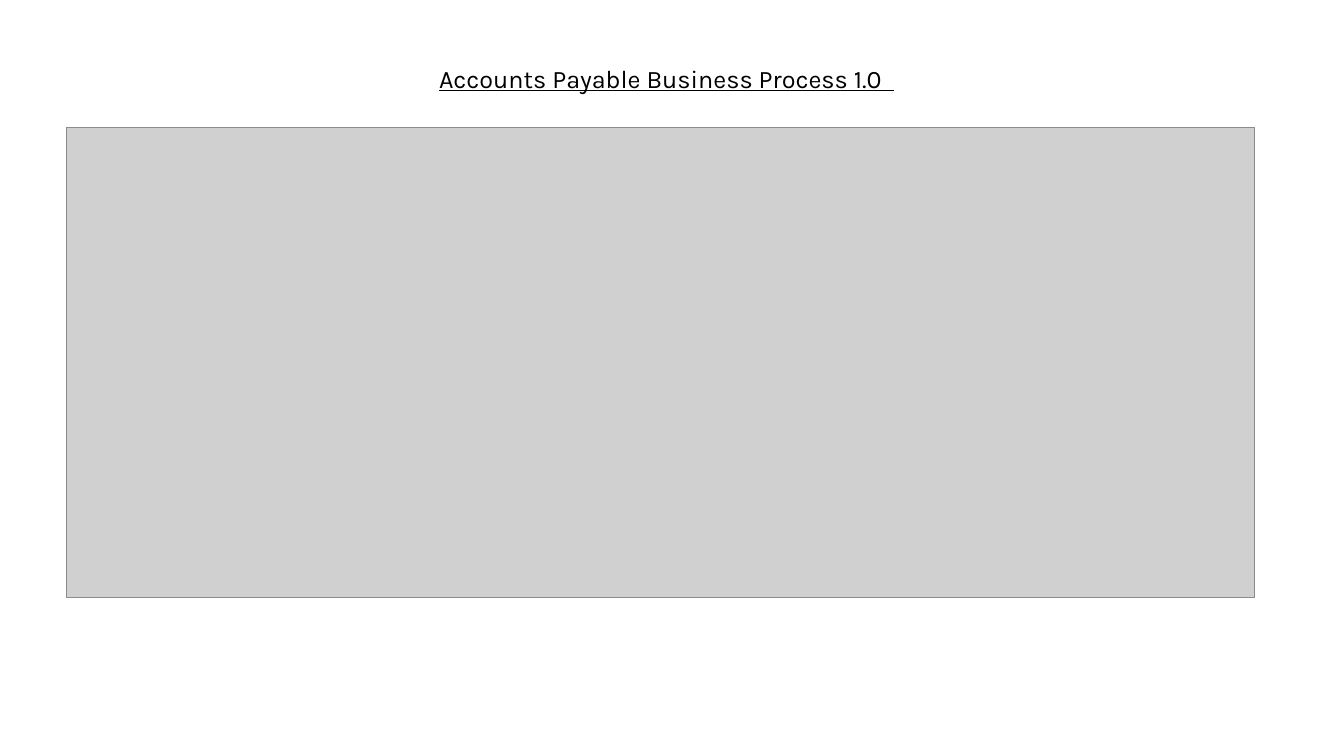
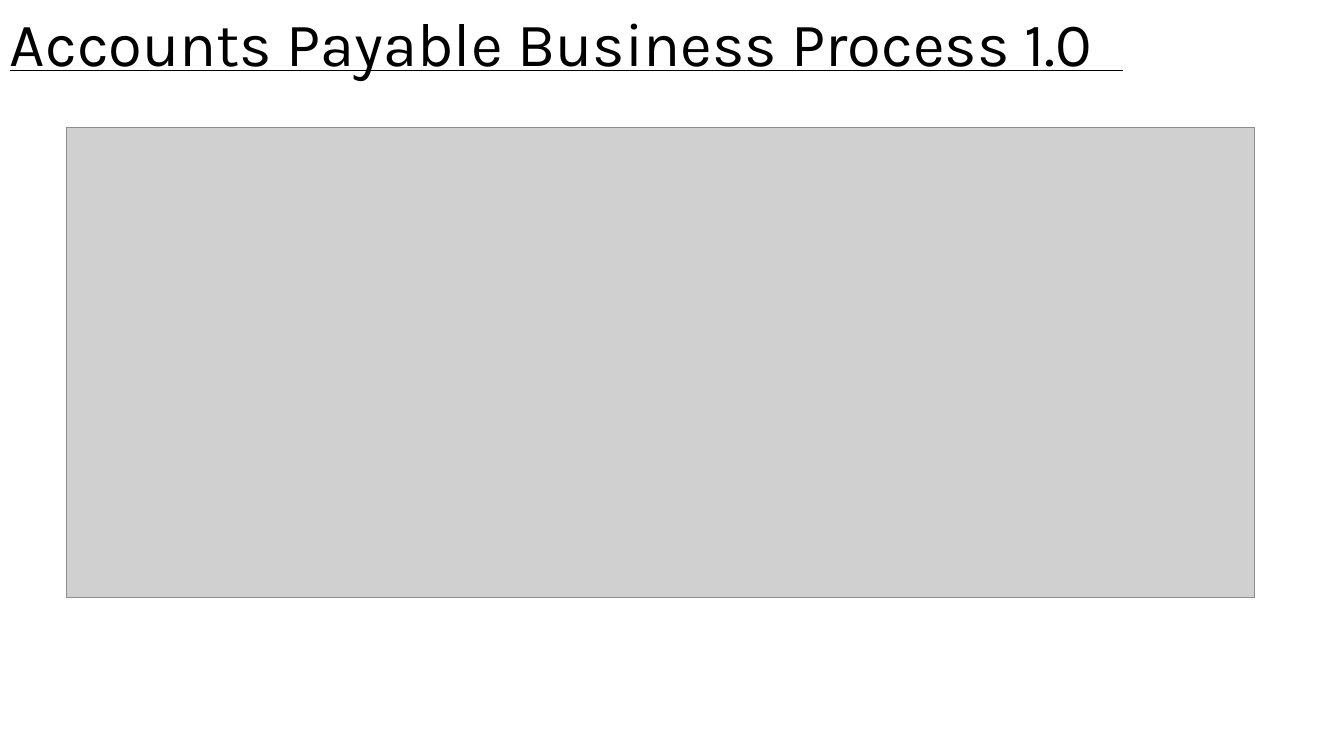
Before and after one commit to LouiGee/finalProjectBackEnd, a slide deck: slide 2 of Architecture Documents.pptx. Drawn at 1344x756 pixels with LibreOffice and Linux fonts; fonts in the diff are those of the drawing; grey boxes stand for pictures. Boxes give left, top, right and bottom in pixels: in the first picture for what was removed or moved away, otherwise in the second. Text is boxed around its words. In the diff, an @@ line names an element or a change of style, - is before the commit and + after.

```diff
--- a/Architecture Documents.pptx
+++ b/Architecture Documents.pptx
@@ text "Accounts Payable Business Process 1.0": place and size @@
-text "Accounts Payable Business Process 1.0" at bbox=[439, 70, 882, 94]
+text "Accounts Payable Business Process 1.0" at bbox=[10, 23, 1092, 81]
@@ text "Accounts Payable Business Process 1.0" at bbox=[10, 23, 1092, 81]: size 18 to 44 pt @@
```
Also in this commit, not shown: 4 other slides changed, 4 slides added, 1 other file.
